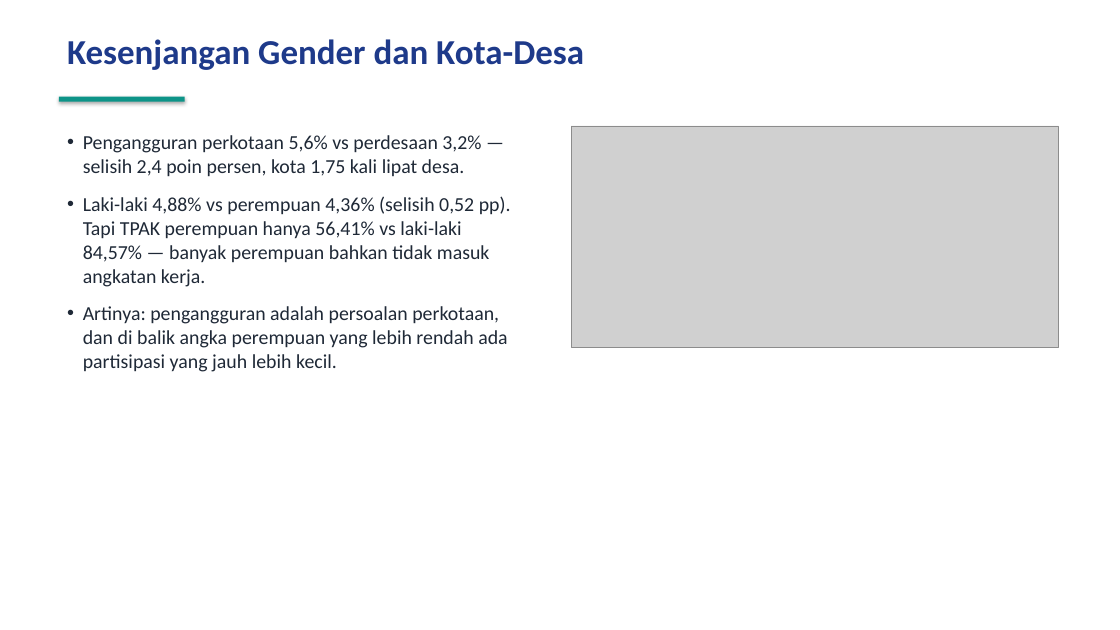
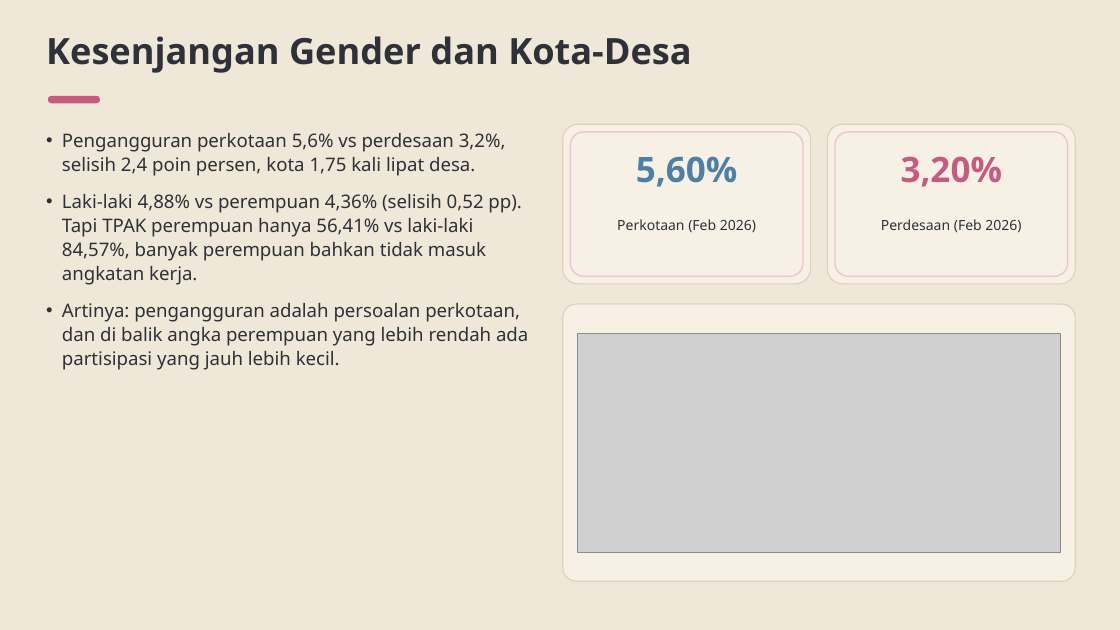
Before and after one commit to baghizash/pengangguran-indonesia-2026, a slide deck: slide 7 of Portofolio-Analisis-Pengangguran-2026.pptx. Drawn at 1120x630 pixels with LibreOffice and Linux fonts; fonts in the diff are those of the drawing; grey boxes stand for pictures. Boxes give left, top, right and bottom in pixels: in the first picture for what was removed or moved away, otherwise in the second. Text is boxed around its words. In the diff, an @@ line names an element or a change of style, - is before the commit and + after.

```diff
--- a/Portofolio-Analisis-Pengangguran-2026.pptx
+++ b/Portofolio-Analisis-Pengangguran-2026.pptx
@@ background #FFFFFF to #EFE7D8 @@
@@ text "Kesenjangan Gender dan Kota-Desa": place and size @@
-text "Kesenjangan Gender dan Kota-Desa" at <box>67,39,584,70</box>
+text "Kesenjangan Gender dan Kota-Desa" at <box>46,36,691,73</box>
@@ text "Kesenjangan Gender dan Kota-Desa" at <box>46,36,691,73</box>: size 30 to 31 pt, font Calibri to Noto Sans, text colour #1E3A8A to #2E3138; line spacing 1 to 1.07 @@
@@ rounded rectangle: place and size @@
-rounded rectangle at <box>59,97,185,102</box>
+rounded rectangle at <box>48,96,100,103</box>
@@ rounded rectangle at <box>48,96,100,103</box>: rectangle to rounded rectangle; fill #0D9488 to #C75B7F; shadow off @@
@@ text "Pengangguran perkotaan 5,6% vs perdesaan ...": place and size @@
-text "Pengangguran perkotaan 5,6% vs perdesaan ..." at <box>83,135,511,372</box>
+text "Pengangguran perkotaan 5,6% vs perdesaan ..." at <box>62,133,528,370</box>
@@ text at <box>62,133,521,285</box>: text changed; size 17 to 16 pt; font Calibri to Noto Sans; text colour #1F2937 to #2E3138 @@
-• Pengangguran perkotaan 5,6% vs perdesaan 3,2% — selisih 2,4 poin persen, kota 1,75 kali lipat desa.
-• Laki-laki 4,88% vs perempuan 4,36% (selisih 0,52 pp). Tapi TPAK perempuan hanya 56,41% vs laki-laki 84,57% — banyak perempuan bahkan tidak masuk angkatan kerja.
+• Pengangguran perkotaan 5,6% vs perdesaan 3,2%, selisih 2,4 poin persen, kota 1,75 kali lipat desa.
+• Laki-laki 4,88% vs perempuan 4,36% (selisih 0,52 pp). Tapi TPAK perempuan hanya 56,41% vs laki-laki 84,57%, banyak perempuan bahkan tidak masuk angkatan kerja.
@@ rounded rectangle added at <box>563,124,811,284</box>, fill #F7F1E5, outline #DED2BA 1 pt @@
@@ picture removed at <box>571,126,1059,347</box> @@
@@ rounded rectangle added at <box>571,132,803,276</box>, outline #EFC3D2 1.2 pt @@
@@ rounded rectangle added at <box>828,124,1075,284</box>, fill #F7F1E5, outline #DED2BA 1 pt @@
@@ rounded rectangle added at <box>835,132,1068,276</box>, outline #EFC3D2 1.2 pt @@
@@ text added at <box>636,156,738,187</box>, 30 pt, text #4E7FA6, bold @@
+5,60%
@@ text added at <box>901,156,1003,187</box>, 30 pt, text #C75B7F, bold @@
+3,20%
@@ text added at <box>617,219,756,233</box>, 12 pt, text #2E3138 @@
+Perkotaan (Feb 2026)
@@ text added at <box>881,219,1021,232</box>, 12 pt, text #2E3138 @@
+Perdesaan (Feb 2026)
@@ text at <box>62,303,528,370</box>: size 17 to 16 pt, font Calibri to Noto Sans, text colour #1F2937 to #2E3138 in "Artinya: pengangguran adalah persoalan perkotaan, dan di ..."; line spacing 1 to 1.07; less space between paragraphs @@
@@ rounded rectangle added at <box>563,304,1075,581</box>, fill #F7F1E5, outline #DED2BA 1 pt @@
@@ picture added at <box>578,334,1060,553</box> @@
```
Also in this commit, not shown: 9 other slides changed.
